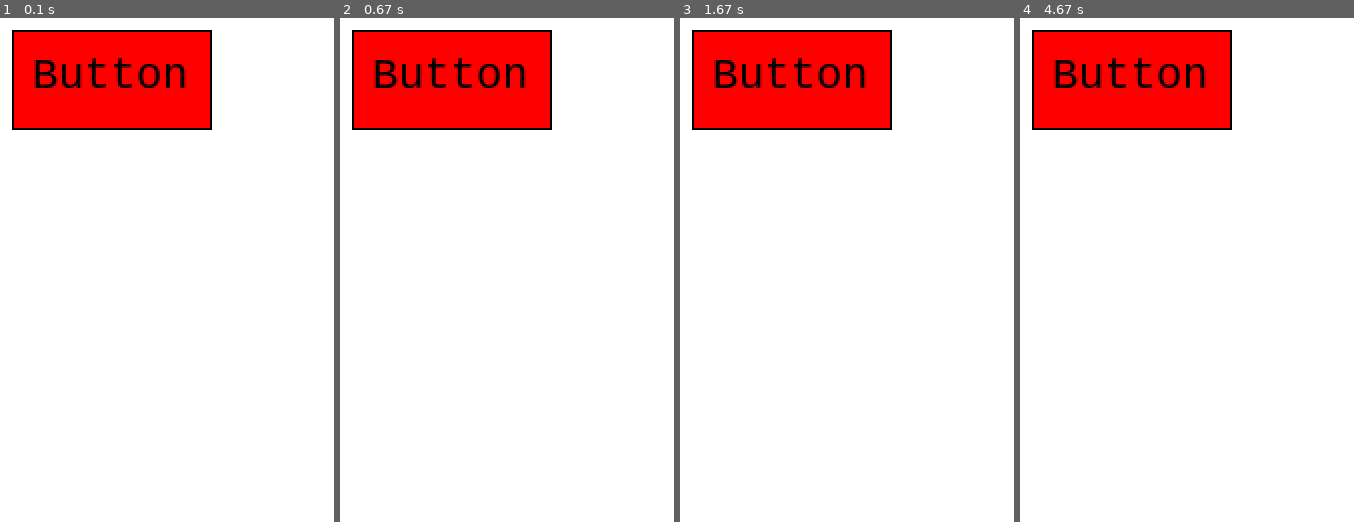
Above: before the commit, frames 1-4 (left to right).
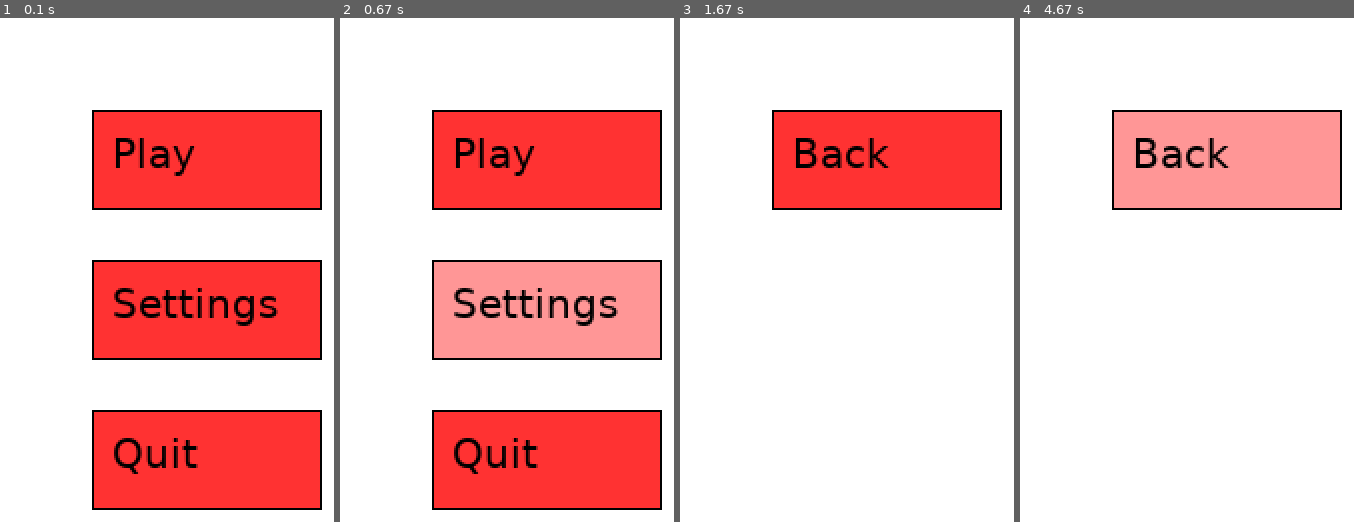
Above: after the commit, the same moments.

Repository: Bredgren/GenericGameEngine
Game: pygame game, started from python/example game/main.py
Two runs of this game, one before a commit and one after it. Both use one fixed random seed, a clock stepped at 60 frames per second and the inputs below. The source is Python 2; it was converted automatically to run under Python 3.
Inputs (mouse positions are in pixels of both pictures, inside the frame that each line leads up to):
- Up to frame 1 (0.1 s): no input
- Up to frame 2 (0.67 s): press the mouse at (547, 159) at 0.37 s; move the mouse to (550, 224) at 0.47 s; release the mouse at (560, 290) at 0.6 s
- Up to frame 3 (1.67 s): press the mouse at (887, 159) at 0.7 s; move the mouse to (920, 133) at 0.8 s; release the mouse at (957, 113) at 0.93 s; click (887, 310) at 1.05 s, where only the run after the commit has a clickable "Settings"; press the mouse at (887, 159) at 1.53 s; move the mouse to (947, 416) at 1.63 s
- Up to frame 4 (4.67 s): release the mouse at (outside the picture) at 1.77 s; click (1227, 159) at 1.88 s, where only the run after the commit has a clickable "Back"; press the mouse at (1227, 461) at 2.37 s; move the mouse to (outside the picture) at 2.47 s; release the mouse at (outside the picture) at 2.6 s; click (1170, 330) at 3.22 s; tap Enter at 3.5 s; press the mouse at (1227, 310) at 4.37 s; move the mouse to (1230, 249) at 4.47 s; release the mouse at (1240, 189) at 4.6 s

The runs differ from the first frame. In frame 1, 51% of the frame differs, in the area x 3-97%, y 2-98%; in frame 2, 51%; in frame 3, 24%; in frame 4, 24%.

Commit message:
Make generic shape button.

Diff:
--- a/python/example game/ButtonObject/ButtonObject.py
+++ /dev/null
@@ -1,65 +0,0 @@
-
-from gge.GameObject import GameObject
-from gge.InputAttribute import InputAttribute
-from gge.Attribute import SingletonAttribute
-import gge.Types as T
-import gge.DisplayTypes as DT
-
-class MouseWithin(SingletonAttribute): pass
-
-class ButtonObject(GameObject):
-    DEFAULT_COLOR = (255, 0, 0)
-    HOVER_COLOR = (0, 0, 255)
-    CLICK_COLOR = (0, 255, 0)
-
-    def __init__(self, gge):
-        super(ButtonObject, self).__init__(gge)
-
-        self.__layer = DT.Layer("hud", 0)
-
-        self.__color = DT.ShapeColor(fill=DT.Color(self.DEFAULT_COLOR))
-        self.__size = DT.Size(w=100, h=50)
-        self.__shape_rep = DT.Shape("rectangle", color=self.__color,
-                                    size=self.__size, lineWidth=1)
-
-        self.__text_offset = DT.Offset(10, 10)
-        self.__text = DT.Text("Button", font="courier", size=22,
-                              offset=self.__text_offset)
-
-        self.__display_info = DT.DisplayRepType(layer=self.__layer,
-                                                shapes=[self.__shape_rep],
-                                                text=[self.__text])
-
-        self.setAttribute(DT.DisplayRep, value=self.__display_info)
-
-        input_object = gge.getInputObject()
-        input_attribute = input_object.getAttribute(InputAttribute)
-        input_attribute.newListener(self.__inputListener)
-
-        self.setAttribute(T.Position, value=T.Point(10, 10))
-
-        self.setAttribute(MouseWithin, value=False)
-        self.getAttribute(MouseWithin).newListener(self.__mouseWithinListener)
-
-    def __inputListener(self, key, value):
-        if key == "mouse pos":
-            pos = self.getAttributeValue(T.Position)
-            if (pos.x <= value[0] <= pos.x + self.__size.w and
-                pos.y <= value[1] <= pos.y + self.__size.h):
-                self.setAttribute(MouseWithin, value=True)
-            else:
-                self.setAttribute(MouseWithin, value=False)
-        elif key == "mouse 1":
-            if self.getAttributeValue(MouseWithin):
-                if value:
-                    self.__color.fill.value = self.CLICK_COLOR
-                    self.__text_offset.value = (12, 12)
-                else:
-                    self.__color.fill.value = self.HOVER_COLOR
-                    self.__text_offset.value = (10, 10)
-
-    def __mouseWithinListener(self, value):
-        if value:
-            self.__color.fill.value = self.HOVER_COLOR
-        else:
-            self.__color.fill.value = self.DEFAULT_COLOR
--- a/python/example game/main.py
+++ b/python/example game/main.py
@@ -8,14 +8,23 @@
 from gge.GenericGameEngine import GenericGameEngine
 from gge.PygameInputObject import PygameInputObject
 from gge.PygameDisplayObject import PygameDisplayObject
-from gge.DisplayTypes import Resolution
 from gge.InputAttribute import InputAttribute
+import gge.Types as T
+import gge.DisplayTypes as DT
 
-from ButtonObject.ButtonObject import ButtonObject
+from gge.Button import ShapeButton, MouseWithin, MouseDown
 
 import pygame
 
 class Main(object):
+    DEFAULT_COLOR = DT.Color(255, 50, 50)
+    HOVER_COLOR = DT.Color(255, 150, 150)
+    CLICK_COLOR = DT.Color(100, 0, 0)
+
+    DEFAULT_FONT = "lucidasanstypewriterregular"
+    HOVER_FONT = "lucidasanstypewriteroblique"
+    CLICK_FONT = "lucidasanstypewriterregular"
+
     def __init__(self):
         pygame.init()
 
@@ -25,22 +34,116 @@
 
         input_object = self.gge.getInputObject()
         input_attribute = input_object.getAttribute(InputAttribute)
-        input_attribute.newListener(self.inputListener)
+        input_attribute.newListener(self.__inputListener)
 
         display_object = self.gge.getDisplayObject()
-        display_object.setAttribute(Resolution, value=(600, 400))
+        display_object.setAttribute(DT.Resolution, value=(600, 400))
 
-        button = self.gge.newGameObject(ButtonObject)
+        self.__current_buttons = set()
 
-    def inputListener(self, key, value):
-        if value and key in [ "quit", "escape" ]:
-            print "Bye."
-            self.gge.setRunning(False)
+        self.__setupMainMenu()
 
     def start(self):
         self.gge.setRunning(True)
+        pygame.quit()
 
-        pygame.quit()
+    def stop(self):
+        print "Bye."
+        self.gge.setRunning(False)
+
+    def __inputListener(self, key, value):
+        if value and key in ["quit", "escape"]:
+            self.stop()
+
+    def __newButton(self):
+        button = self.gge.newGameObject(ShapeButton)
+        button.getAttribute(MouseWithin).newListener(self.__button1Within(button))
+        button.getAttribute(MouseDown).newListener(self.__button1Down(button))
+
+        button.setFillColor(self.DEFAULT_COLOR)
+
+        button.setFont(self.DEFAULT_FONT)
+        button.setFontSize(20)
+        button.setTextOffset(DT.Offset(10, 10))
+
+        self.__current_buttons.add(button)
+
+        return button
+
+    def __setupMainMenu(self):
+        self.__cleanupMenu()
+
+        def play(value):
+            if not value:
+                print "play"
+
+        button = self.__newButton()
+        button.setAttribute(T.Position, value=T.Point(50, 50))
+        button.setText("Play")
+        button.setShapeSize(DT.Size(115, 50))
+        button.getAttribute(MouseDown).newListener(play)
+
+        def settings(value):
+            if not value:
+                self.__setupSettingsMenu()
+
+        button = self.__newButton()
+        button.setAttribute(T.Position, value=T.Point(50, 125))
+        button.setText("Settings")
+        button.setShapeSize(DT.Size(115, 50))
+        button.getAttribute(MouseDown).newListener(settings)
+
+        def quit(value):
+            if not value:
+                self.stop()
+
+        button = self.__newButton()
+        button.setAttribute(T.Position, value=T.Point(50, 200))
+        button.setText("Quit")
+        button.setShapeSize(DT.Size(115, 50))
+        button.getAttribute(MouseDown).newListener(quit)
+
+    def __setupSettingsMenu(self):
+        self.__cleanupMenu()
+
+        def back(value):
+            if not value:
+                self.__setupMainMenu()
+
+        button = self.__newButton()
+        button.setAttribute(T.Position, value=T.Point(50, 50))
+        button.setText("Back")
+        button.setShapeSize(DT.Size(115, 50))
+        button.getAttribute(MouseDown).newListener(back)
+
+    def __cleanupMenu(self):
+        for button in self.__current_buttons:
+            self.gge.delGameObject(button)
+        self.__current_buttons.clear()
+
+    def __button1Within(self, button):
+        def listener(value):
+            if value:
+                if button.getAttributeValue(MouseDown):
+                    button.setFont(self.CLICK_FONT)
+                    button.setFillColor(self.CLICK_COLOR)
+                else:
+                    button.setFont(self.HOVER_FONT)
+                    button.setFillColor(self.HOVER_COLOR)
+            else:
+                button.setFont(self.DEFAULT_FONT)
+                button.setFillColor(self.DEFAULT_COLOR)
+        return listener
+
+    def __button1Down(self, button):
+        def listener(value):
+            if value:
+                button.setFont(self.CLICK_FONT)
+                button.setFillColor(self.CLICK_COLOR)
+            else:
+                button.setFont(self.HOVER_FONT)
+                button.setFillColor(self.HOVER_COLOR)
+        return listener
 
 if __name__ == "__main__":
     main = Main()
--- a/python/gge/Attribute.py
+++ b/python/gge/Attribute.py
@@ -1,19 +1,34 @@
 
 class CollectionAttribute(object):
-    """"""
+    """ """
     def __init__(self, owner):
         self.__owner = owner
         self.__listeners = set()
+        self.__new_listeners = set()
+        self.__del_listeners = set()
         self.__value = {}
         self.__default = None
+        self.__notifying = False
 
     def newListener(self, function):
         """Calls the given function when the Attribute's value changes."""
-        self.__listeners.add(function)
+        if self.__notifying:
+            self.__new_listeners.add(function)
+        else:
+            self.__listeners.add(function)
 
     def delListener(self, function):
         """Deletes the given listener if it exists."""
-        self.__listeners.discard(function)
+        if self.__notifying:
+            self.__del_listners.add(function)
+        else:
+            self.__listeners.add(function)
+
+    def clearListeners(self):
+        if self.__notifying:
+            self.__del_listeners.update(self.__listeners)
+        else:
+            self.__listeners.clear()
 
     def getOwner(self):
         return self.__owner
@@ -27,8 +42,16 @@
         if value == self.__value.get(key):
             return
         self.__value[key] = value
+
+        self.__notifying = True
         for listener in self.__listeners:
             listener(key, value)
+        self.__notifying = False
+
+        self.__listeners.update(self.__new_listeners)
+        self.__new_listeners.clear()
+        self.__listeners.difference_update(self.__del_listeners)
+        self.__del_listeners.clear()
 
     def delValue(self, key):
         if key in self.__value:
@@ -44,20 +67,35 @@
         return key in self.__value
 
 class SingletonAttribute(object):
-    """"""
+    """ """
     def __init__(self, owner, value=None):
         self.__owner = owner
         self.__listeners = set()
+        self.__new_listeners = set()
+        self.__del_listeners = set()
         self.__value = None
         self.setValue(value)
+        self.__notifying = False
 
     def newListener(self, function):
         """Calls the given function when the Attribute's value changes."""
-        self.__listeners.add(function)
+        if self.__notifying:
+            self.__new_listners.add(function)
+        else:
+            self.__listeners.add(function)
 
     def delListener(self, function):
         """Deletes the given listener if it exists."""
-        self.__listeners.discard(function)
+        if self.__notifying:
+            self.__del_listeners.add(function)
+        else:
+            self.__listeners.add(function)
+
+    def clearListeners(self):
+        if self.__notifying:
+            self.__del_listeners.update(self.__listeners)
+        else:
+            self.__listeners.clear()
 
     def getOwner(self):
         return self.__owner
@@ -69,5 +107,13 @@
         if value == self.__value:
             return
         self.__value = value
+
+        self.__notifying = True
         for listener in self.__listeners:
             listener(value)
+        self.__notifying = False
+
+        self.__listeners.update(self.__new_listeners)
+        self.__new_listeners.clear()
+        self.__listeners.difference_update(self.__del_listeners)
+        self.__del_listeners.clear()
--- /dev/null
+++ b/python/gge/Button.py
@@ -0,0 +1,87 @@
+
+from gge.GameObject import GameObject
+from gge.InputAttribute import InputAttribute
+from gge.Attribute import SingletonAttribute
+import gge.Types as T
+import gge.DisplayTypes as DT
+
+class MouseWithin(SingletonAttribute): pass
+class MouseDown(SingletonAttribute): pass
+
+class ShapeButton(GameObject):
+    def __init__(self, gge):
+        super(ShapeButton, self).__init__(gge)
+
+        self.__layer = DT.Layer("hud", 0)
+        self.__shape = DT.Shape()
+        self.__text = DT.Text()
+        self.__display_info = DT.DisplayRepType(layer=self.__layer,
+                                                shapes=[self.__shape],
+                                                text=[self.__text])
+
+        self.setAttribute(DT.DisplayRep, value=self.__display_info)
+        self.setAttribute(MouseWithin, value=False)
+        self.setAttribute(MouseDown, value=False)
+
+        input_object = gge.getInputObject()
+        input_attribute = input_object.getAttribute(InputAttribute)
+        input_attribute.newListener(self.__inputListener)
+
+    def setLayer(self, name, number):
+        self.__layer.name = name
+        self.__layer.number = number
+
+    def setText(self, text):
+        self.__text.text = text
+
+    def setFont(self, font):
+        self.__text.font = font
+
+    def setFontSize(self, size):
+        self.__text.size = size
+
+    def setFontColor(self, color):
+        self.__text.color = color
+
+    def setTextOffset(self, offset):
+        self.__text.offset = offset
+
+    def setShapeType(self, shape):
+        self.__shape.shape = shape
+
+    def setFillColor(self, color):
+        self.__shape.color.fill = color
+
+    def setLineColor(self, color):
+        self.__shape.color.line = color
+
+    def setShapeSize(self, size):
+        self.__shape.size = size
+
+    def setLineWidth(self, width):
+        self.__shape.lineWidth = width
+
+    def setShapePoints(self, points):
+        self.__shape.points = points
+
+    def setShapeOffset(self, offset):
+        self.__shape.offset = offset
+
+    def __inputListener(self, key, value):
+        if key == "mouse pos":
+            pos = self.getAttributeValue(T.Position)
+            size = self.__shape.size
+            if (pos.x <= value[0] <= pos.x + size.w and
+                pos.y <= value[1] <= pos.y + size.h):
+                self.setAttribute(MouseWithin, value=True)
+            else:
+                self.setAttribute(MouseWithin, value=False)
+        elif key == "mouse 1":
+            if self.getAttributeValue(MouseWithin):
+                if value:
+                    self.setAttribute(MouseDown, value=True)
+                else:
+                    self.setAttribute(MouseDown, value=False)
+
+class ImageButton(GameObject):
+    pass
--- a/python/gge/DisplayTypes.py
+++ b/python/gge/DisplayTypes.py
@@ -1,5 +1,19 @@
 
 from gge.Attribute import SingletonAttribute
+
+class DisplayRepType(object):
+    """
+    layer: Layer
+    images: [Image, ..]
+    shapes: [Shape, ..]
+    text: [Text, ...]
+    """
+    __slots__ = ("layer", "images", "shapes", "text")
+    def __init__(self, layer=None, images=[], shapes=[], text=[]):
+        self.layer = layer if layer else Layer()
+        self.images = images
+        self.shapes = shapes
+        self.text = text
 
 class Layer(object):
     """
@@ -14,19 +28,46 @@
     def __repr__(self):
         return "Layer(name=%r, number=%r)" % (self.name, self.number)
 
-class DisplayRepType(object):
+class Image(object):
     """
-    layer: Layer
-    images: [Image, ..]
-    shapes: [Shape, ..]
-    text: [Text, ...]
+    source: "/path/to/image.png"
+    offset: Offset
     """
-    __slots__ = ("layer", "images", "shapes", "text")
-    def __init__(self, layer=Layer(), images=[], shapes=[], text=[]):
-        self.layer = layer
-        self.images = images
-        self.shapes = shapes
+    __slots__ = ("source", "offset")
+    def __init__(self, source="", offset=None):
+        self.source = source
+        self.offset = offset if offset else Offset()
+
+class Shape(object):
+    """
+    type: "rectangle" | "oval" | "lines" | "polygon"
+    # "rectangle" and "oval" are specified via "size"
+    # "lines" and "polygon" are specified via "points"
+    color: ShapeColor
+    size: Size
+    lineWidth: #
+    points: [Point, ...]
+    offset: Offset
+    """
+    __slots__ = ("type", "color", "size", "lineWidth", "points", "offset")
+    def __init__(self, shape_type="rectangle", color=None,
+                size=None, lineWidth=1,  points=[], offset=None):
+        self.type = shape_type
+        self.color = color if color else ShapeColor()
+        self.size = size if size else Size()
+        self.lineWidth = lineWidth
+        self.points = points
+        self.offset = offset if offset else Offset()
+
+class Text(object):
+    __slots__ = ("text", "font", "size", "color", "offset")
+    def __init__(self, text="", font="", size=10, color=None,
+                 offset=None):
         self.text = text
+        self.font = font
+        self.size = size
+        self.color = color if color else Color()
+        self.offset = offset if offset else Offset()
 
 class Offset(object):
     __slots__ = ("value")
@@ -60,15 +101,15 @@
     def z(self, z):
         self.value = (self.value[0], self.value[1], z)
 
-class Image(object):
+class ShapeColor(object):
     """
-    source: "/path/to/image.png"
-    offset: Offset
+    line: Color
+    fill: Color
     """
-    __slots__ = ("source", "offset")
-    def __init__(self, source="", offset=Offset()):
-        self.source = source
-        self.offset = offset
+    __slots__ = ("line", "fill")
+    def __init__(self, line=None, fill=None):
+        self.line = line if line else Color()
+        self.fill = fill if fill else Color()
 
 class Color(object):
     """
@@ -105,42 +146,11 @@
     def b(self, b):
         self.value = (self.value[0], self.value[1], b)
 
-class ShapeColor(object):
-    """
-    line: Color
-    fill: Color
-    """
-    __slots__ = ("line", "fill")
-    def __init__(self, line=Color(), fill=Color()):
-        self.line = line
-        self.fill = fill
-
 class Size(object):
     __slots__ = ("w", "h")
     def __init__(self, w=0, h=0):
         self.w = w
         self.h = h
-
-class Shape(object):
-    """
-    type: "rectangle" | "oval" | "lines" | "polygon"
-    # "rectangle" and "oval" are specified via "size"
-    # "lines" and "polygon" are specified via "points"
-    color: ShapeColor
-    size: Size
-    lineWidth: #
-    points: [Point, ...]
-    offset: Offset
-    """
-    __slots__ = ("type", "color", "size", "lineWidth", "points", "offset")
-    def __init__(self, shape_type="rectangle", color=ShapeColor(),
-                size=Size(), lineWidth=1,  points=[], offset=Offset()):
-        self.type = shape_type
-        self.color = color
-        self.size = size
-        self.lineWidth = lineWidth
-        self.points = points
-        self.offset = offset
 
 class Point(object):
     __slots__ = ("value")
@@ -174,16 +184,6 @@
     def z(self, z):
         self.value = (self.value[0], self.value[1], z)
 
-class Text(object):
-    __slots__ = ("text", "font", "size", "color", "offset")
-    def __init__(self, text="", font="", size=10, color=Color(),
-                 offset=Offset()):
-        self.text = text
-        self.font = font
-        self.size = size
-        self.color = color
-        self.offset = offset
-
 class Resolution(SingletonAttribute):
     """Value type is Size."""
     pass
--- a/python/gge/GenericGameEngine.py
+++ b/python/gge/GenericGameEngine.py
@@ -22,6 +22,9 @@
 
     def delGameObject(self, object_instance):
         """Deletes the given GameObject instance if it exists."""
+        for attribute in object_instance.getAttributes():
+            object_instance.getAttribute(attribute).clearListeners()
+
         if self.__running:
             # Delete later
             self.__del_game_objects.add(object_instance)
--- a/python/gge/PygameDisplayObject.py
+++ b/python/gge/PygameDisplayObject.py
@@ -47,6 +47,9 @@
 
         pygame.display.flip()
 
+    def getSystemFonts(self):
+        return pygame.font.get_fonts()
+
     def __handleResolution(self, value):
         self.__display = pygame.display.set_mode(value)
 
Empty file removed: python/example game/ButtonObject/__init__.py
